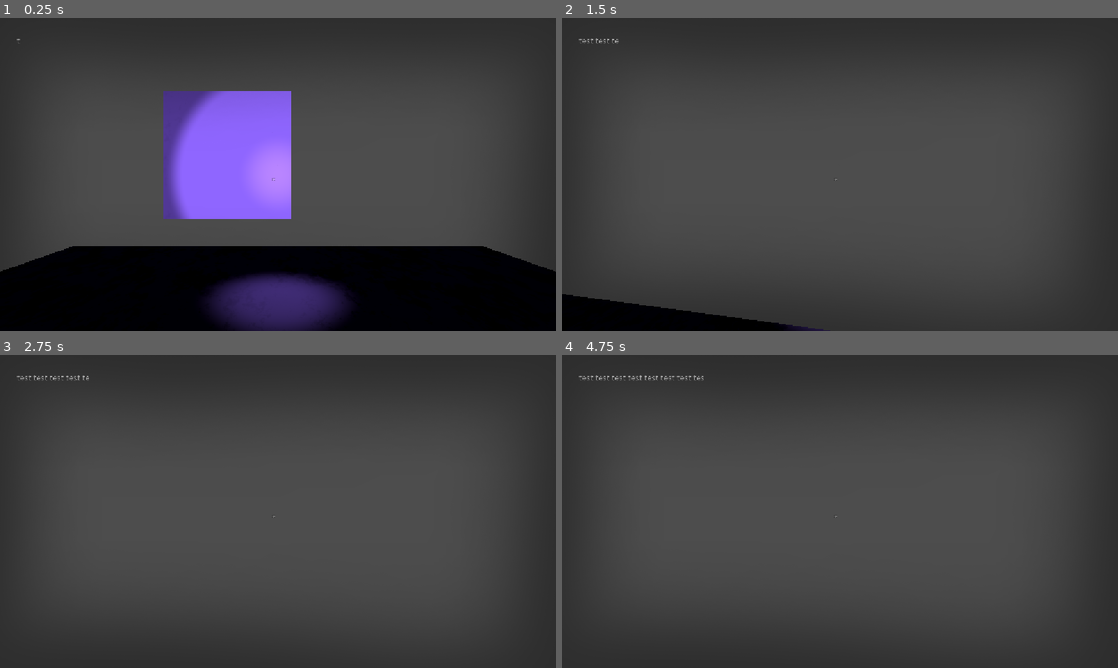
Above: before the commit, frames 1-4 (two rows, left to right).
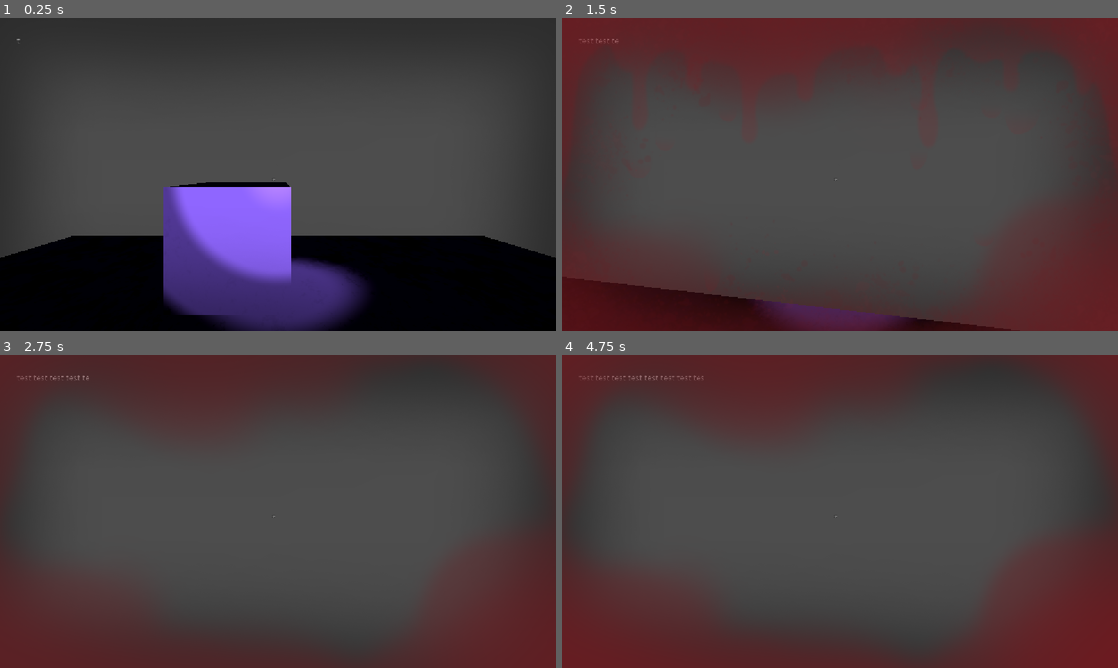
Above: after the commit, the same moments.

Repository: he21123/gj-esa
Game: Godot game, scene res://Szenen/node_3d.tscn
Same seed, same stepped clock (60 frames per second), same inputs: the game is played once before the commit and once after it.
Inputs (mouse positions are in pixels of both pictures, inside the frame that each line leads up to):
- Up to frame 1 (0.25 s): no input
- Up to frame 2 (1.5 s): tap Enter at 0.5 s; move the mouse to (867, 174) at 0.52 s; hold C (crouching) 0.53-1.28 s; hold W (move_forward) from 0.53 s (still down); move the mouse to (812, 174) at 1.27 s; tap E (pickup) at 1.35 s
- Up to frame 3 (2.75 s): keep holding W (move_forward); tap Space at 2 s; move the mouse to (289, 505) at 2.02 s; hold Shift (running) from 2.03 s (still down)
- Up to frame 4 (4.75 s): keep holding W (move_forward); tap Enter at 2.75, 4.25 s; move the mouse to (834, 517) at 2.77 s; release Shift (running) at 2.78 s; tap C (crouching) at 2.85 s; tap Space at 3.5 s; move the mouse to (878, 514) at 3.52 s; tap E (pickup) at 3.6 s; move the mouse to (795, 508) at 4.27 s; tap Shift (running) at 4.35 s

The runs differ from the first frame. In frame 1, 17% of the frame differs, in the area x 0-100%, y 23-97%; in frame 2, 29%, in the area x 0-100%, y 0-100%; in frame 3, 19%; in frame 4, 26%.

Commit message:
Final_LiveSystem
aaaaaaaaaaaa

Diff:
--- a/Scripts/GameState.gd
+++ b/Scripts/GameState.gd
@@ -1,7 +1,7 @@
 extends Node
 
 @export var MaxHP: int=3
-var ActualHP: int
+var ActualHP: int=3
 var Invencibility: bool= false
 var Invencibility_time: float= 1.5
 
@@ -10,12 +10,14 @@
 signal lose_life
 
 func take_damage():
-	if Invencibility == false:
+	if Invencibility != true:
+		lose_life.emit()
 		ActualHP-=1
-		lose_life.emit()
+		print(ActualHP)
 		Invencibility=true
 		await get_tree().create_timer(Invencibility_time).timeout
-	if ActualHP <= 0:
+		Invencibility=false
+	if ActualHP == 0:
 		dead.emit()
 
 
--- a/Scripts/player_Movement_2_Now_is_personal.gd
+++ b/Scripts/player_Movement_2_Now_is_personal.gd
@@ -47,6 +47,9 @@
 
 		STATE.WALKING, STATE.RUNNING, STATE.CROUCHED:
 			#Code für die character Bewegung
+			if not is_on_floor():
+				velocity += get_gravity() * delta
+
 			var input_dir := Input.get_vector("move_left", "move_right", "move_forward", "move_back")
 			var input_vector := Vector3(input_dir.x, 0, input_dir.y)
 			var direction := camera.global_transform.basis * Vector3(input_dir.x, 0, input_dir.y)
@@ -59,6 +62,7 @@
 				speed *= 1.5
 			elif Current_State == STATE.CROUCHED:
 				speed *= 0.6
+				print(GameState.ActualHP)
 
 			if input_vector.length() > 0.0:
 				velocity.x = direction.x * speed
@@ -71,3 +75,7 @@
 			pass
 	#velocity = target_velocity// Das muss hier bleiben, nicht anfassen
 	move_and_slide()
+
+
+func _on_dame_area_body_entered(body: Node3D) -> void:
+	GameState.take_damage()
--- a/Szenen/Player.tscn
+++ b/Szenen/Player.tscn
@@ -11,14 +11,19 @@
 [sub_resource type="CapsuleShape3D" id="CapsuleShape3D_e80uo"]
 
 [node name="Player" type="CharacterBody3D" unique_id=1649294839 node_paths=PackedStringArray("camera")]
+collision_layer = 0
+collision_mask = 0
 script = ExtResource("1_kpjcp")
 camera = NodePath("Camera3D")
 
-[node name="Area3D" type="Area3D" parent="." unique_id=368231639]
+[node name="DameArea" type="Area3D" parent="." unique_id=368231639]
+collision_layer = 0
+collision_mask = 4
 
-[node name="CollisionShape3D" type="CollisionShape3D" parent="Area3D" unique_id=956502175]
-transform = Transform3D(1, 0, 0, 0, 1, 0, 0, 0, 1, 0, -0.33842742, 0)
+[node name="CollisionShape3D" type="CollisionShape3D" parent="DameArea" unique_id=956502175]
+transform = Transform3D(1.1, 0, 0, 0, 1, 0, 0, 0, 1.1, 0, -0.33842742, 0)
 shape = SubResource("SphereShape3D_ggrg3")
+debug_color = Color(0.9897552, 0, 0.2921896, 0.41960785)
 
 [node name="MeshInstance3D" type="MeshInstance3D" parent="." unique_id=1464491796]
 mesh = SubResource("CapsuleMesh_cxr5p")
@@ -45,3 +50,5 @@
 
 [node name="Marker3D" type="Marker3D" parent="Camera3D" unique_id=815748724]
 transform = Transform3D(1, 0, 0, 0, 1, 0, 0, 0, 1, 0, 0, -1.5)
+
+[connection signal="body_entered" from="DameArea" to="." method="_on_dame_area_body_entered"]
--- /dev/null
+++ b/Szenen/node_3d.gd
@@ -0,0 +1,17 @@
+extends Node3D
+
+
+# Called when the node enters the scene tree for the first time.
+func _ready() -> void:
+	GameState.dead.connect(on_dead)
+	pass # Replace with function body.
+
+
+# Called every frame. 'delta' is the elapsed time since the previous frame.
+func _process(delta: float) -> void:
+
+	pass
+
+func on_dead():
+	get_tree().change_scene_to_file("res://Szenen/node_3d.tscn")
+	GameState.ActualHP=GameState.MaxHP
--- a/Szenen/node_3d.tscn
+++ b/Szenen/node_3d.tscn
@@ -1,6 +1,7 @@
 [gd_scene format=3 uid="uid://cf81qrvlmvia8"]
 
 [ext_resource type="Material" uid="uid://ci2gvpo6ox57c" path="res://shader.tres" id="1_pp4yc"]
+[ext_resource type="Script" uid="uid://dphoivhopdqab" path="res://Szenen/node_3d.gd" id="1_prsgj"]
 [ext_resource type="PackedScene" uid="uid://cnfe4aepknig4" path="res://Szenen/Player.tscn" id="2_prsgj"]
 [ext_resource type="Script" uid="uid://b7ww20hb2fajr" path="res://Scripts/Objective.gd" id="3_by8nx"]
 [ext_resource type="PackedScene" uid="uid://bku5n2j21msvj" path="res://Szenen/lift_object.tscn" id="4_335ap"]
@@ -15,12 +16,13 @@
 rough = true
 
 [node name="Node3D" type="Node3D" unique_id=390946995]
+script = ExtResource("1_prsgj")
 
 [node name="CSGMesh3D" type="CSGMesh3D" parent="." unique_id=1368979775]
-transform = Transform3D(1, 0, 0, 0, 1, 0, 0, 0, 1, -0.3995459, 1.4, -2.1)
+transform = Transform3D(1, 0, 0, 0, 1, 0, 0, 0, 1, -0.3995459, 0.39999998, -2.1)
 material_override = ExtResource("1_pp4yc")
 use_collision = true
-collision_layer = 2
+collision_layer = 4
 collision_mask = 3
 mesh = SubResource("BoxMesh_u35ib")
 
@@ -33,8 +35,9 @@
 mesh = SubResource("BoxMesh_pekrf")
 
 [node name="Player" parent="." unique_id=1649294839 instance=ExtResource("2_prsgj")]
-transform = Transform3D(1, 0, 0, 0, 1, 0, 0, 0, 1, 0, 0.74863744, 0)
-collision_mask = 2
+transform = Transform3D(1, 0, 0, 0, 1, 0, 0, 0, 1, 0, 0.45019197, 0)
+collision_layer = 1
+collision_mask = 6
 
 [node name="SpotLight3D" type="SpotLight3D" parent="." unique_id=228057075]
 transform = Transform3D(1, 0, 0, 0, 0.030428912, 0.99953693, 0, -0.99953693, 0.030428912, -1.1899672, 1.6029043, 0.6909137)
@@ -63,7 +66,7 @@
 [node name="liftObject" parent="." unique_id=1355792475 instance=ExtResource("4_335ap")]
 transform = Transform3D(1, 0, 0, 0, 1, 0, 0, 0, 1, -2.6000001, 0.5, -0.8)
 collision_layer = 3
-collision_mask = 3
+collision_mask = 7
 physics_material_override = SubResource("PhysicsMaterial_133d3")
 
 [node name="CharacterPreset" parent="." unique_id=454946596 node_paths=PackedStringArray("player") instance=ExtResource("5_8eut2")]
--- a/UI.tscn
+++ b/UI.tscn
@@ -3,6 +3,11 @@
 [ext_resource type="Texture2D" uid="uid://c74vjjpxxbrhv" path="res://Titelloses_116_20261013211026.png" id="1_b3bc3"]
 [ext_resource type="Texture2D" uid="uid://d2gla0c1k1e61" path="res://UI_Assets/Neues Projekt.png" id="1_g6l6n"]
 [ext_resource type="Texture2D" uid="uid://7tugamqvsj5c" path="res://UI_Assets/Blood_Blur_1.png" id="2_3b2b5"]
+[ext_resource type="Texture2D" uid="uid://bexbnarjx76e8" path="res://UI_Assets/Veins_1.png" id="2_qui0h"]
+[ext_resource type="Script" uid="uid://7nb50t8agvlx" path="res://vignette_damage_1.gd" id="3_qui0h"]
+[ext_resource type="Texture2D" uid="uid://dqndmeoyorcvx" path="res://UI_Assets/Effect_4.png" id="5_0mc3e"]
+[ext_resource type="Texture2D" uid="uid://cf4owrca55nyd" path="res://UI_Assets/Blood_Drops.png" id="6_27c8x"]
+[ext_resource type="Texture2D" uid="uid://xhf7bpbfhsr0" path="res://UI_Assets/Solid_Drip_1.png" id="7_i1vam"]
 
 [node name="CanvasLayer" type="CanvasLayer" unique_id=806493726]
 
@@ -36,19 +41,57 @@
 texture = ExtResource("1_g6l6n")
 expand_mode = 1
 
-[node name="Vignette_Damage_1" type="TextureRect" parent="Control" unique_id=927168526]
-visible = false
+[node name="vignette_Bloodt" type="TextureRect" parent="Control" unique_id=1112020506 node_paths=PackedStringArray("Veins", "Flash1", "Flash2", "Flash3")]
+layout_mode = 0
+offset_left = -556.0
+offset_top = -370.0
+offset_right = 603.0
+offset_bottom = 392.0
+texture = ExtResource("2_3b2b5")
+expand_mode = 1
+script = ExtResource("3_qui0h")
+Veins = NodePath("Vignette_Vines")
+Flash1 = NodePath("Flash_1")
+Flash2 = NodePath("Flash_2")
+Flash3 = NodePath("Flash_3")
+
+[node name="Vignette_Vines" type="TextureRect" parent="Control/vignette_Bloodt" unique_id=927168526]
 layout_mode = 1
 anchors_preset = 15
 anchor_right = 1.0
 anchor_bottom = 1.0
-offset_left = -556.0
-offset_top = -307.0
-offset_right = 556.0
-offset_bottom = 305.0
+offset_left = -172.0
+offset_top = -69.0
+offset_right = 894.0
+offset_bottom = 222.0
 grow_horizontal = 2
 grow_vertical = 2
-texture = ExtResource("2_3b2b5")
+texture = ExtResource("2_qui0h")
+expand_mode = 1
+
+[node name="Flash_1" type="TextureRect" parent="Control/vignette_Bloodt" unique_id=647629201]
+layout_mode = 0
+offset_top = 67.0
+offset_right = 1155.0
+offset_bottom = 717.0
+texture = ExtResource("5_0mc3e")
+expand_mode = 1
+
+[node name="Flash_2" type="TextureRect" parent="Control/vignette_Bloodt" unique_id=509111248]
+layout_mode = 0
+offset_left = 27.0
+offset_top = 214.0
+offset_right = 1033.0
+offset_bottom = 664.0
+texture = ExtResource("6_27c8x")
+expand_mode = 1
+
+[node name="Flash_3" type="TextureRect" parent="Control/vignette_Bloodt" unique_id=1196484968]
+layout_mode = 0
+offset_top = 67.0
+offset_right = 1155.0
+offset_bottom = 843.0
+texture = ExtResource("7_i1vam")
 expand_mode = 1
 
 [node name="Point" type="TextureRect" parent="Control" unique_id=17258340]
--- /dev/null
+++ b/vignette_damage_1.gd
@@ -0,0 +1,39 @@
+extends TextureRect
+
+@export var Veins: TextureRect
+@export var Flash1: TextureRect
+@export var Flash2: TextureRect
+@export var Flash3: TextureRect
+
+# Called when the node enters the scene tree for the first time.
+func _ready() -> void:
+	GameState.lose_life.connect(on_lose_life)
+	Veins.visible=false
+	Flash1.modulate.a=0.0
+	Flash2.modulate.a=0.0
+	Flash3.modulate.a=0.0
+	pass # Replace with function body.
+
+
+
+func _process(delta: float) -> void:
+	if GameState.ActualHP !=3:
+		visible=true
+		var puls = sin(Time.get_ticks_msec() * 0.005) * 0.5 + 0.5
+		var base_intensity = 1.0 - (GameState.ActualHP / GameState.MaxHP)
+		modulate.a = base_intensity * (0.7 + 0.3 * puls)
+		Veins.modulate.a = base_intensity * (0.7 + 0.3 * puls)
+		if GameState.ActualHP !=2:
+			Veins.visible= true
+	else:
+		visible= false
+
+	Flash1.modulate.a= lerp(Flash1.modulate.a, 0.0 , delta * 3.0)
+	Flash2.modulate.a= lerp(Flash2.modulate.a, 0.0 , delta * 3.0)
+	Flash3.modulate.a= lerp(Flash3.modulate.a, 0.0 , delta * 3.0)
+func on_lose_life():
+	Flash1.modulate.a= 1.0
+	Flash2.modulate.a= 1.0
+	Flash3.modulate.a= 1.0
+
+	print("lose life")
Binary file added: Assets_2d/Witch_Probe.png
Not shown, added: Assets_2d/Witch_Probe.png.import
Not shown, added: Szenen/node_3d.gd.uid
Binary file added: UI_Assets/Blood_Drops.png
Not shown, added: UI_Assets/Blood_Drops.png.import
Binary file added: UI_Assets/Effect_4.png
Not shown, added: UI_Assets/Effect_4.png.import
Binary file added: UI_Assets/Solid_Drip_1.png
Not shown, added: UI_Assets/Solid_Drip_1.png.import
Binary file added: UI_Assets/Veins_1.png
Not shown, added: UI_Assets/Veins_1.png.import
Not shown, added: vignette_damage_1.gd.uid
